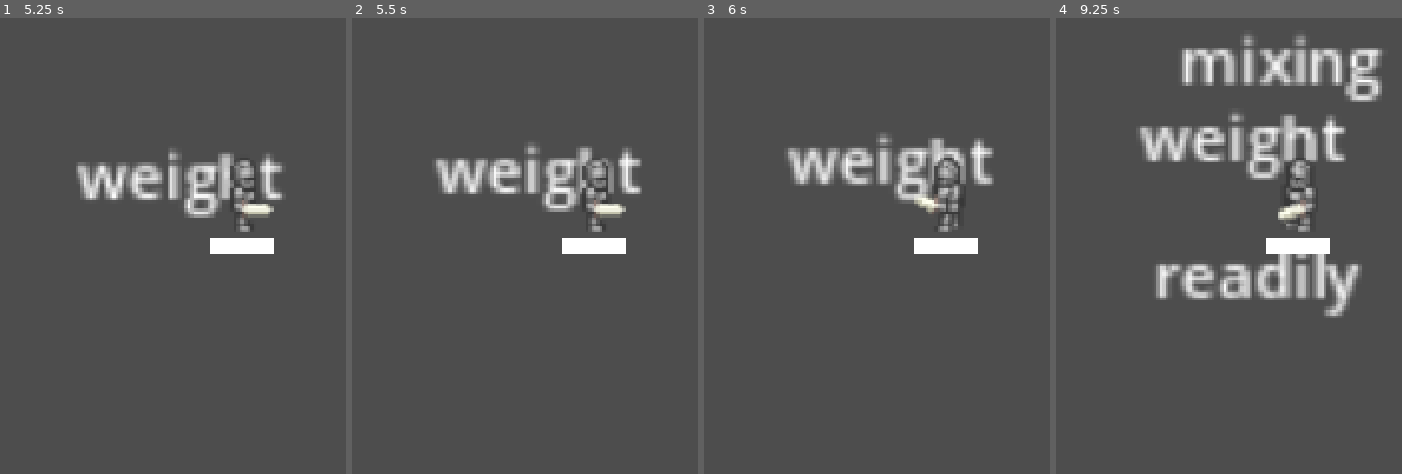
Above: before the commit, frames 1-4 (left to right).
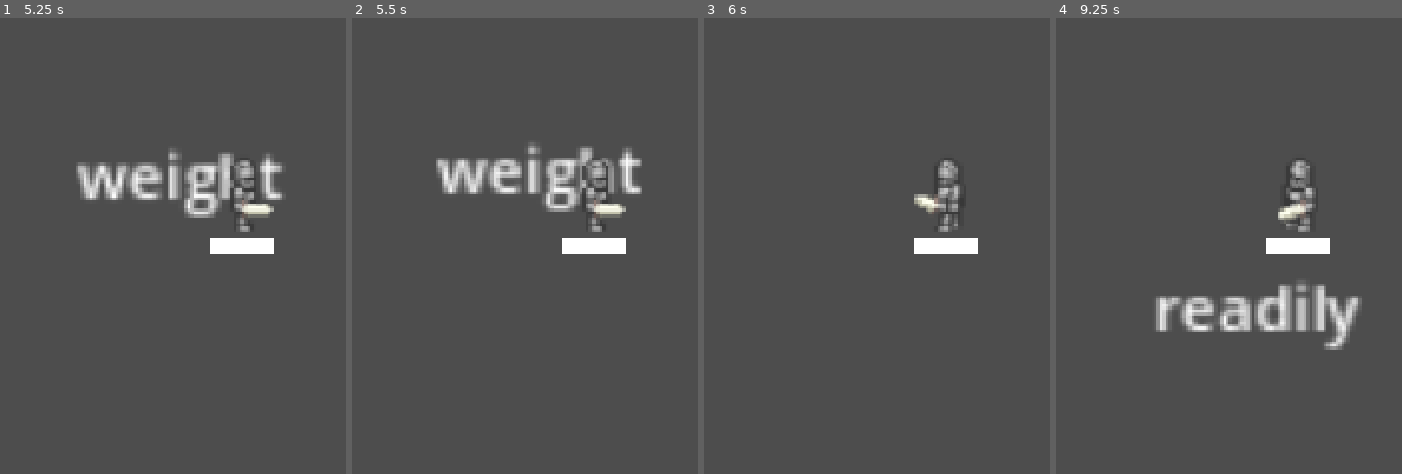
Above: after the commit, the same moments.

Repository: MattDirty/upsi6
Game: Godot game, scene res://Playground.tscn
Two runs of this game, one before a commit and one after it. Both use one fixed random seed, a clock stepped at 60 frames per second and the inputs below.
Inputs (mouse positions are in pixels of both pictures, inside the frame that each line leads up to):
- Up to frame 1 (5.25 s): tap Enter at 0.5, 2 s; move the mouse to (outside the picture) at 0.52 s; tap Space at 1.25, 2.75 s; move the mouse to (outside the picture) at 1.27 s; move the mouse to (outside the picture) at 2.02 s; move the mouse to (162, 378) at 2.77 s; move the mouse to (outside the picture) at 3.52 s; move the mouse to (outside the picture) at 4.27 s; move the mouse to (321, 195) at 5.02 s
- Up to frame 2 (5.5 s): no input
- Up to frame 3 (6 s): move the mouse to (outside the picture) at 5.77 s
- Up to frame 4 (9.25 s): move the mouse to (outside the picture) at 6.52 s; move the mouse to (outside the picture) at 7.27 s; move the mouse to (outside the picture) at 8.02 s; move the mouse to (1218, 378) at 8.77 s

Frame 1 is identical in both runs. In frame 2, 0.2% of the frame differs, in the area x 24-81%, y 31-41%; in frame 3, 4.1%; in frame 4, 15%, in the area x 24-95%, y 3-73%.

Commit message:
now enemies that touch the player die and inflict damages

Diff:
--- a/Characters/Enemies/Basic/Basic.gd
+++ b/Characters/Enemies/Basic/Basic.gd
@@ -1 +1,7 @@
 extends Enemy
+
+func _on_area_2d_body_entered(body: Node2D) -> void:
+	if body.name != "Player":
+		return
+	Manager.PlayerInstance.affect_health(-5)
+	queue_free()
--- a/Characters/Enemies/Basic/Basic.tscn
+++ b/Characters/Enemies/Basic/Basic.tscn
@@ -4,7 +4,9 @@
 
 [sub_resource type="RectangleShape2D" id="RectangleShape2D_ujrr4"]
 
-[node name="Basic" type="CharacterBody2D" unique_id=324639449]
+[node name="Basic" type="CharacterBody2D" unique_id=1191685936]
+collision_layer = 0
+collision_mask = 0
 script = ExtResource("1_d1vwe")
 
 [node name="CollisionShape2D" type="CollisionShape2D" parent="." unique_id=870842199]
@@ -16,3 +18,10 @@
 offset_right = 26.0
 offset_bottom = -6.0
 horizontal_alignment = 1
+
+[node name="Area2D" type="Area2D" parent="." unique_id=1326424852]
+
+[node name="CollisionShape2D" type="CollisionShape2D" parent="Area2D" unique_id=592049020]
+shape = SubResource("RectangleShape2D_ujrr4")
+
+[connection signal="body_entered" from="Area2D" to="." method="_on_area_2d_body_entered"]
--- a/Characters/Enemies/Enemy.gd
+++ b/Characters/Enemies/Enemy.gd
@@ -32,8 +32,8 @@
 		queue_free()
 	pass
 
-func creep_towards_vector2(player_position: Vector2, delta: float):
-	var direction = (player_position - position).normalized()
+func creep_towards_vector2(target: Vector2, delta: float):
+	var direction = (target - position).normalized()
 	velocity = direction * speed
 	move_and_slide()
 
--- a/Characters/Player/Player.gd
+++ b/Characters/Player/Player.gd
@@ -10,6 +10,18 @@
 
 func get_input():
 	pass
+
+
+func die():
+	print('player dead')
+	queue_free()
+
+
+func affect_health(amount: int):
+	health += amount
+	print(health)
+	if health <= 0:
+		die()
 
 
 func _ready():
